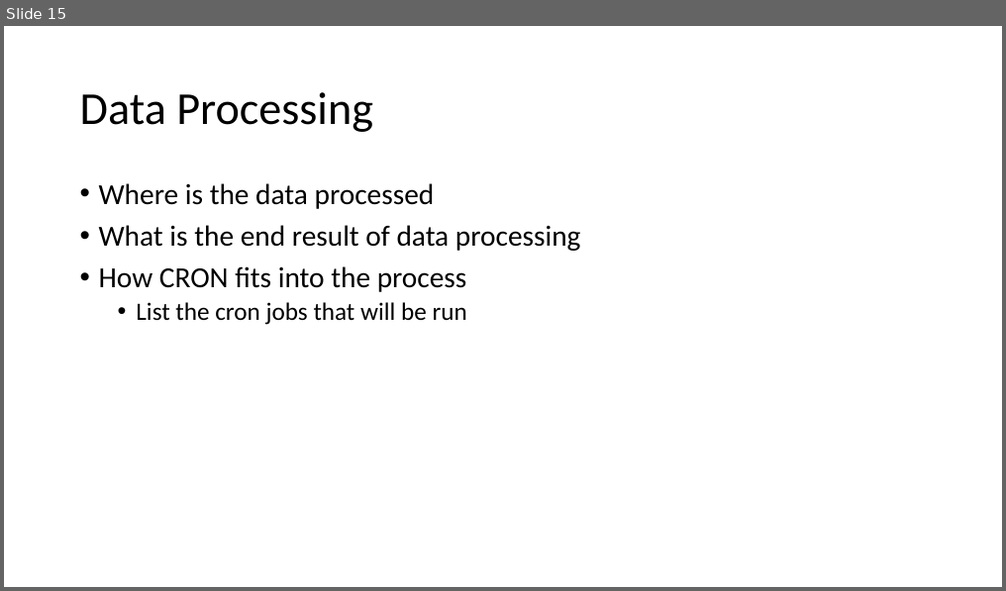
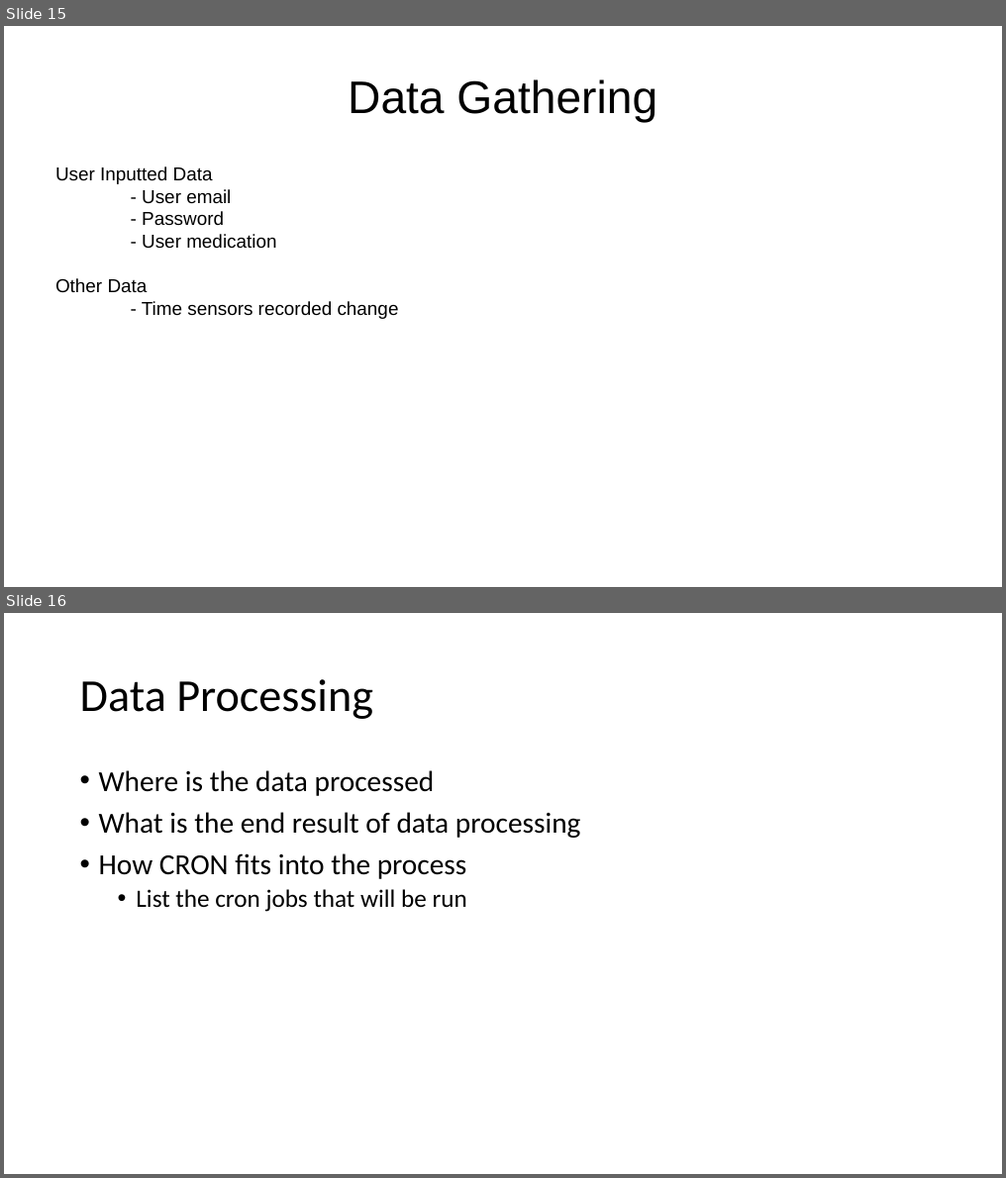
Before and after one commit to cianashby1337/IOT_CA1_Documentation, a slide deck: Slideshow template.pptx. Shown one above the other, each under a label of ours: slide 15 before the commit, slides 15 and 16 after it. The pictures are 1006x591 and 1006x1178 pixels, drawn with LibreOffice and Linux fonts; fonts in the diff are those of the drawing. Boxes give left, top, right and bottom in pixels: in the first picture for what was removed or moved away, otherwise in the second. Text is boxed around its words. In the diff, an @@ line names an element or a change of style, - is before the commit and + after.

Commit message:
Data Gathering User Data

```diff
--- a/Slideshow template.pptx
+++ b/Slideshow template.pptx
@@ slide 15 added at <box>4,26,1002,587</box>, background #FFFFFF @@
@@ title added at <box>348,79,657,123</box>, 44 pt, text #000000 @@
+Data Gathering
@@ text added at <box>55,167,399,319</box>, 18 pt, text #000000 @@
+User Inputted Data
+- User email
+- Password
+- User medication
+Other Data
+- Time sensors recorded change
@@ what was slide 15 is now slide 16 @@
```
